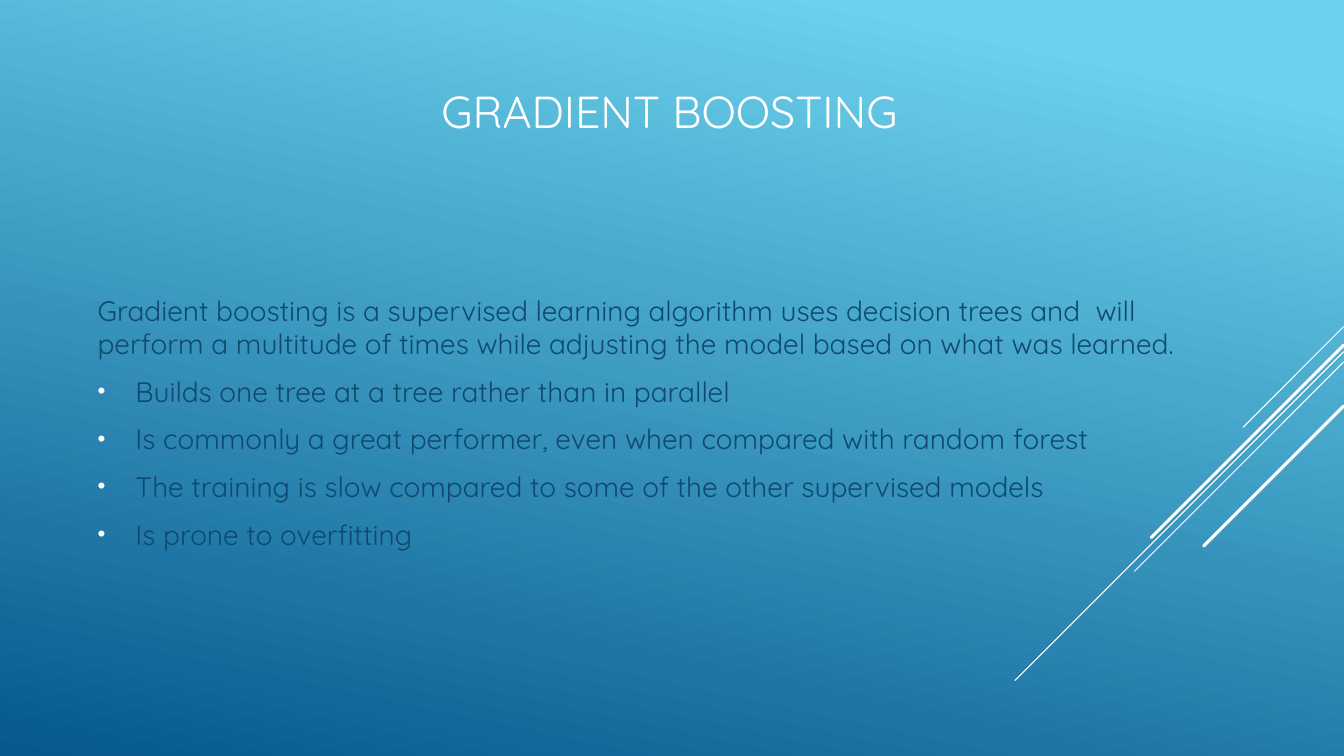
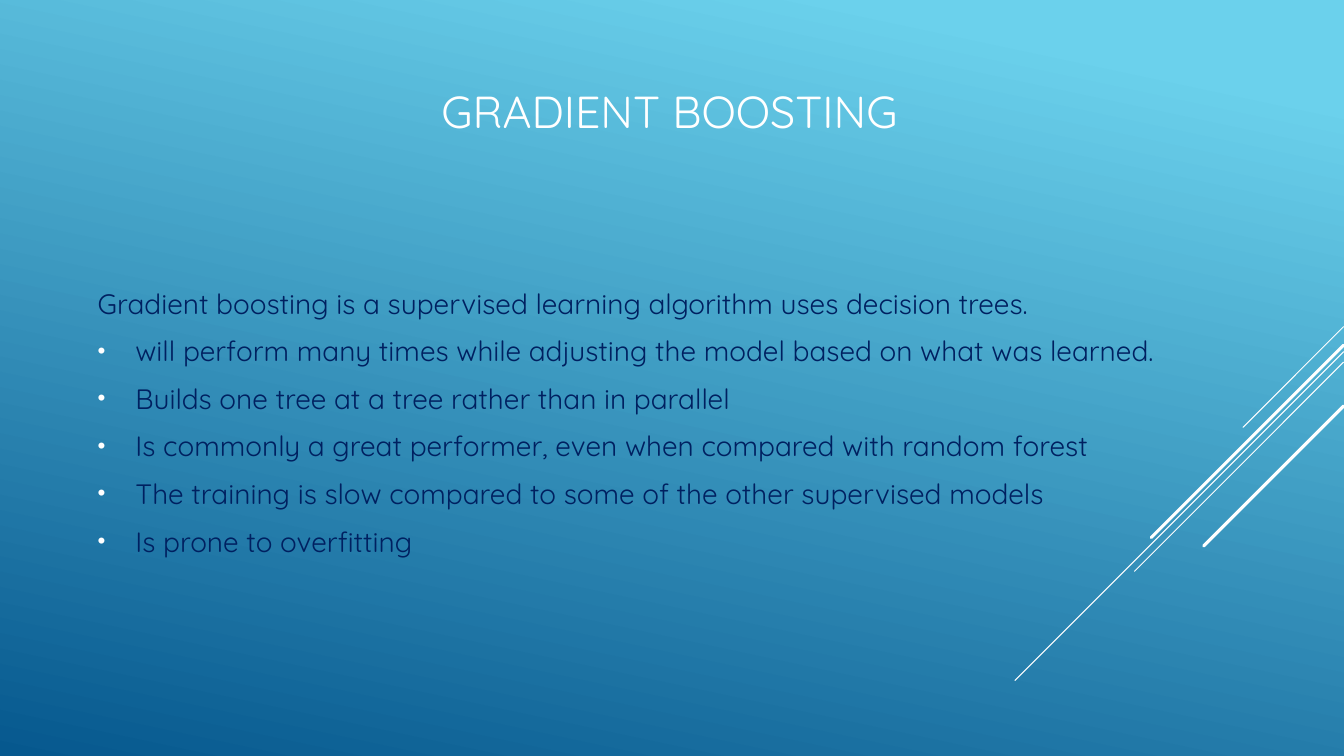
Before and after one commit to efuller11/Thinkful, a slide deck: slide 27 of New York Education System capstone.pptx (slide 26 before the commit). Drawn at 1344x756 pixels with LibreOffice and Linux fonts; fonts in the diff are those of the drawing. Boxes give left, top, right and bottom in pixels: in the first picture for what was removed or moved away, otherwise in the second. Text is boxed around its words. In the diff, an @@ line names an element or a change of style, - is before the commit and + after.

```diff
--- a/New York Education System capstone.pptx
+++ b/New York Education System capstone.pptx
@@ text at box(98, 293, 1153, 367): text changed; text colour #0F496F to #002060 @@
-Gradient boosting is a supervised learning algorithm uses decision trees and will perform a multitude of times while adjusting the model based on what was learned.
+Gradient boosting is a supervised learning algorithm uses decision trees.
+• will perform many times while adjusting the model based on what was learned.
@@ text at box(135, 388, 1088, 558): text colour #0F496F to #002060 in "Builds one tree at a tree rather ...", "Is commonly a great performer, even when ...", "The training is slow compared to some ...", "Is prone to overfitting" @@
```
Also in this commit, not shown: 21 other slides changed, 1 slide added, 1 other file.
